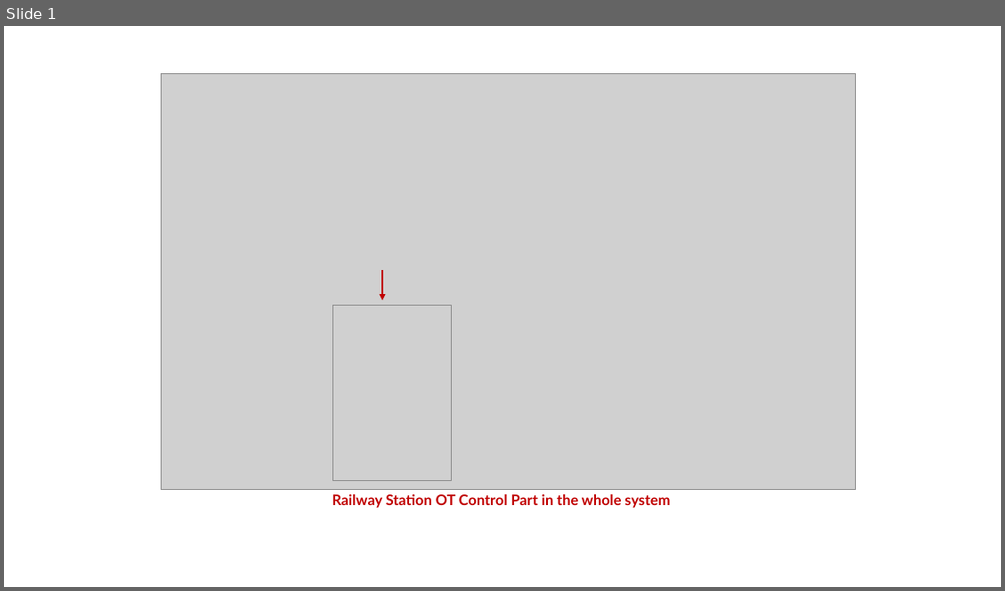
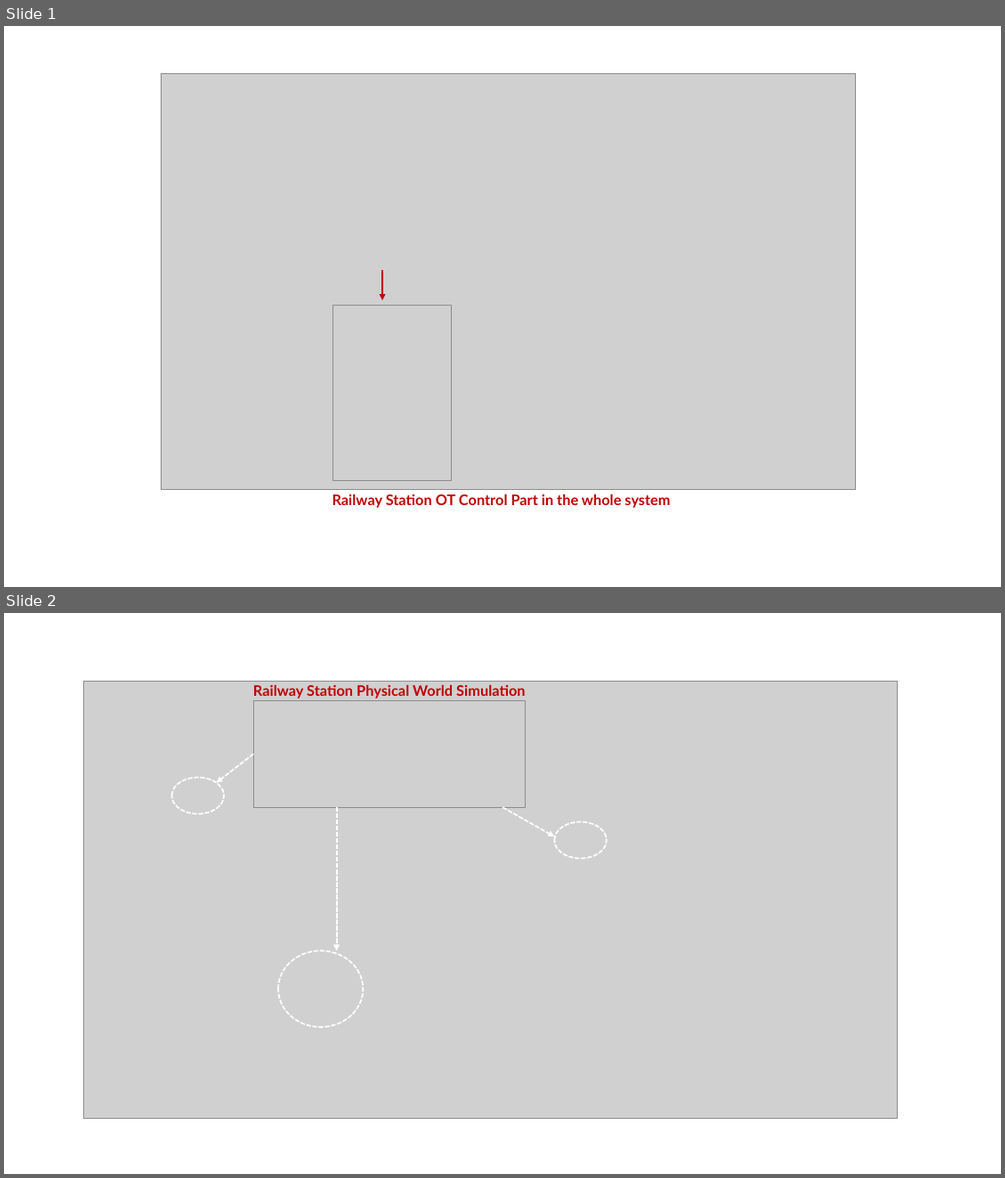
Before and after one commit to LiuYuancheng/IT_OT_IoT_Cyber_Security_Workshop, a slide deck: OT_System_Attack_Case_Study/Railway_Station/img/designDoc.pptx. Shown one above the other, each under a label of ours: slide 1 before the commit, slides 1 and 2 after it. The pictures are 1005x591 and 1005x1178 pixels, drawn with LibreOffice and Linux fonts; fonts in the diff are those of the drawing; grey boxes stand for pictures. Boxes give left, top, right and bottom in pixels: in the first picture for what was removed or moved away, otherwise in the second. Text is boxed around its words. In the diff, an @@ line names an element or a change of style, - is before the commit and + after.

```diff
--- a/OT_System_Attack_Case_Study/Railway_Station/img/designDoc.pptx
+++ b/OT_System_Attack_Case_Study/Railway_Station/img/designDoc.pptx
@@ slide 2 added at <box>4,613,1001,1174</box>, background #FFFFFF @@
@@ picture added at <box>84,681,897,1119</box> @@
@@ text added at <box>253,685,525,698</box>, 14 pt, text #C00000, bold @@
+Railway Station Physical World Simulation
@@ picture added at <box>254,700,526,807</box> @@
@@ arrow added from (254, 754) to (217, 783), #FFFFFF 1.5 pt dashed @@
@@ ellipse added at <box>171,778,224,814</box>, outline #FFFFFF 1.5 pt dashed @@
@@ arrow added from (337, 807) to (337, 951), #FFFFFF 1.5 pt dashed @@
@@ arrow added from (502, 807) to (554, 836), #FFFFFF 1.5 pt dashed @@
@@ ellipse added at <box>554,821,607,859</box>, outline #FFFFFF 1.5 pt dashed @@
@@ ellipse added at <box>278,951,364,1027</box>, outline #FFFFFF 1.5 pt dashed @@
```
Also in this commit, not shown: 4 other slides added, 4 other files.
